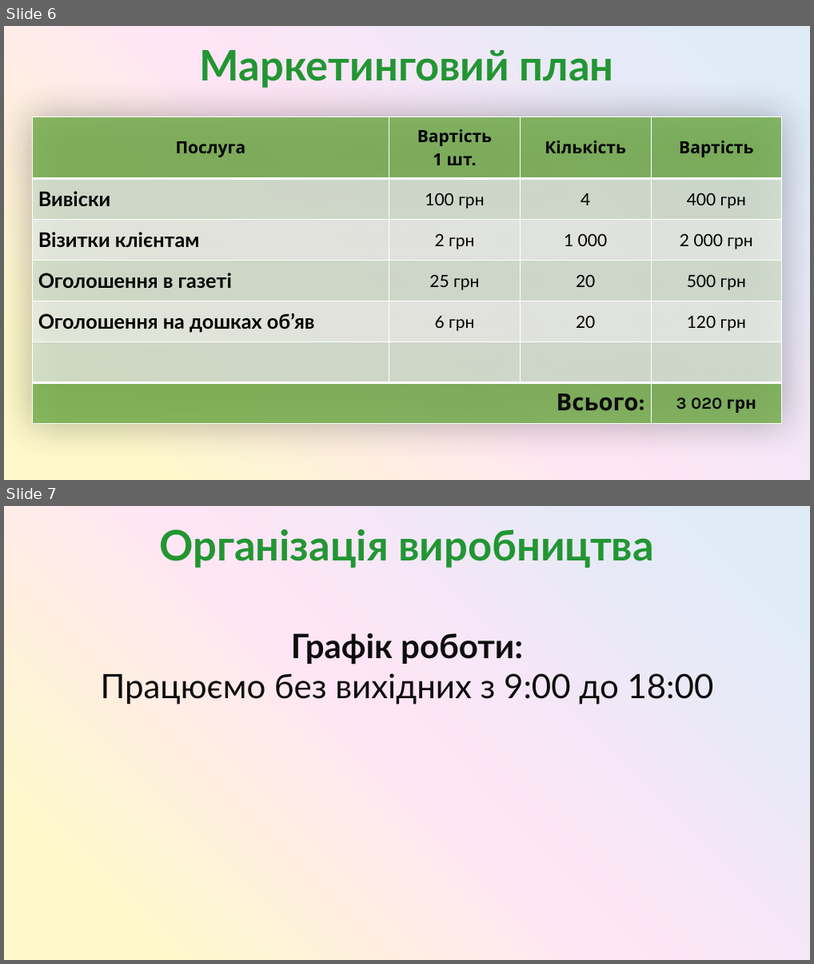
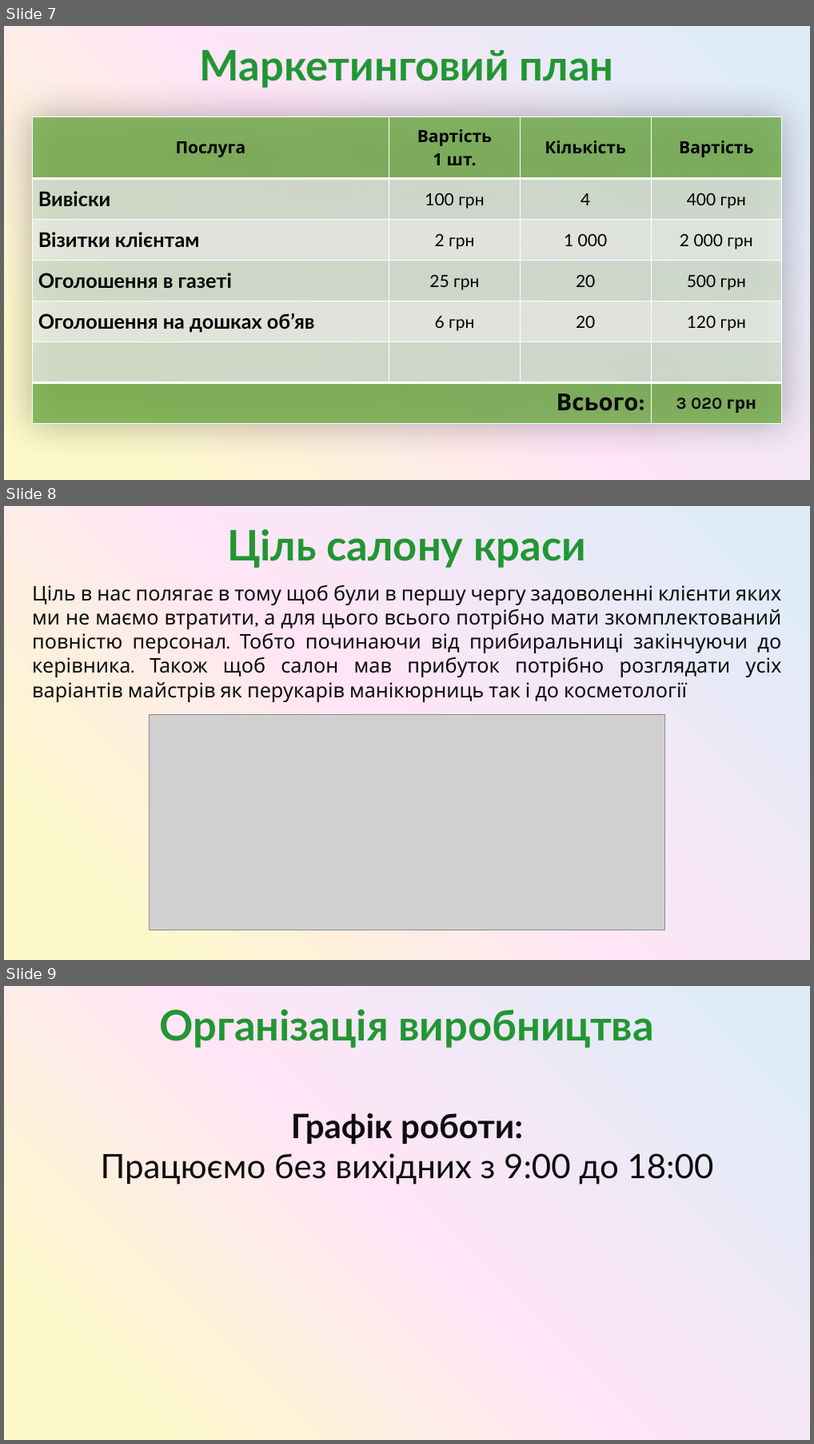
Before and after one commit to SashaGaran/Katya_diplomna, a slide deck: diplomna.pptx. Shown one above the other, each under a label of ours: slides 6 and 7 before the commit, slides 7, 8 and 9 after it. The pictures are 814x964 and 814x1444 pixels, drawn with LibreOffice and Linux fonts; fonts in the diff are those of the drawing; grey boxes stand for pictures. Boxes give left, top, right and bottom in pixels: in the first picture for what was removed or moved away, otherwise in the second. Text is boxed around its words. In the diff, an @@ line names an element or a change of style, - is before the commit and + after.

```diff
--- a/diplomna.pptx
+++ b/diplomna.pptx
@@ slide 8 added at [4,506,810,960], background gradient #FDF9CB to #FFE5F6 to #E0EBF8 @@
@@ text added at [227,529,586,568], 50 pt, text gradient #229633 to #85CA3A, bold @@
+Ціль салону краси
@@ text added at [32,584,782,702], 24 pt, text gradient #0D0D0D to #262626 @@
+Ціль в нас полягає в тому щоб були в першу чергу задоволенні клієнти яких ми не маємо втратити, а для цього всього потрібно мати зкомплектований повністю персонал. Тобто починаючи від прибиральниці закінчуючи до керівника. Також щоб салон мав прибуток потрібно розглядати усіх варіантів майстрів як перукарів манікюрниць так і до косметології
@@ picture added at [149,714,666,929] @@
@@ what was slide 6 is now slide 7 @@
@@ what was slide 7 is now slide 9 @@
```
Also in this commit, not shown: 6 slides changed.
